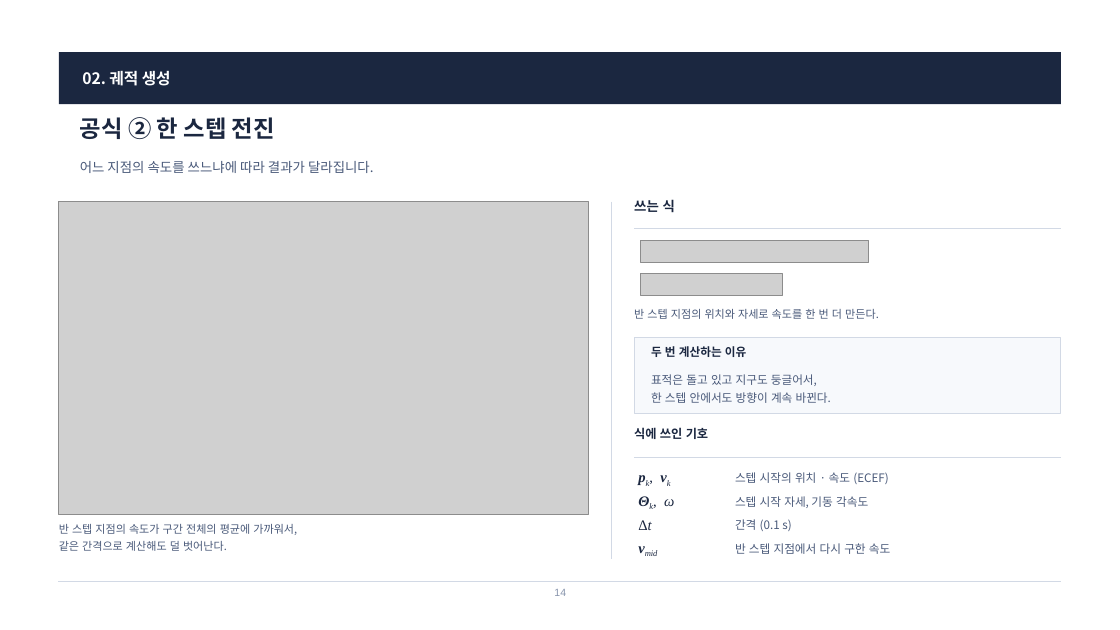
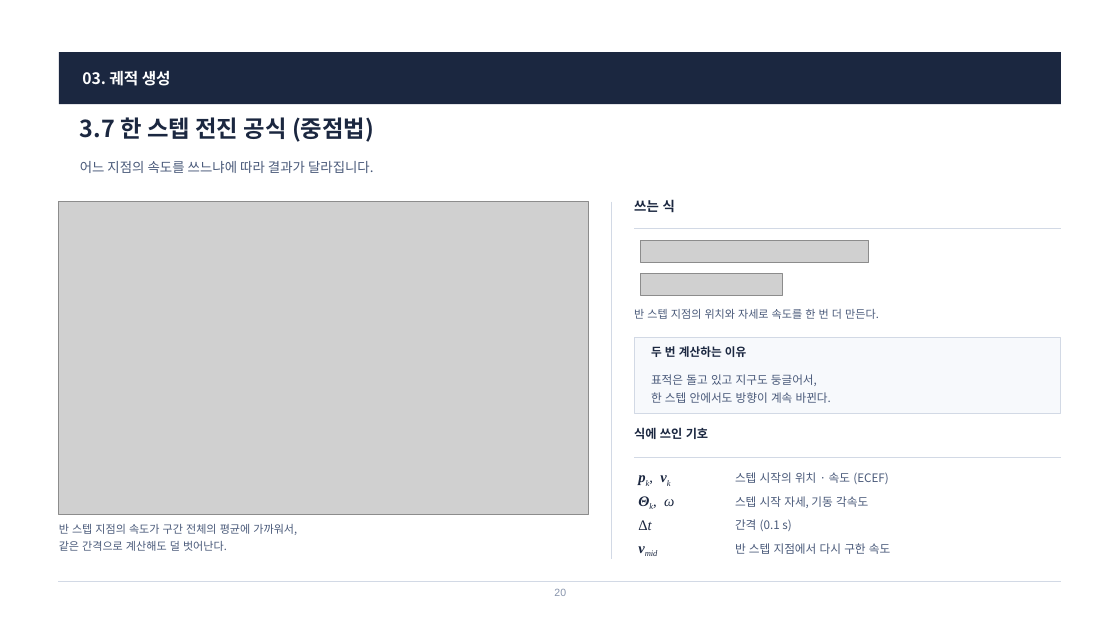
Before and after one commit to harley-hwan/radar-sw-study, a slide deck: slide 20 of Part3_TargetSim/ref/산출물/Chapter3_TargetSim.pptx (slide 14 before the commit). Drawn at 1120x630 pixels with LibreOffice and Linux fonts; fonts in the diff are those of the drawing; grey boxes stand for pictures. Boxes give left, top, right and bottom in pixels: in the first picture for what was removed or moved away, otherwise in the second. Text is boxed around its words. In the diff, an @@ line names an element or a change of style, - is before the commit and + after.

```diff
--- a/Part3_TargetSim/ref/산출물/Chapter3_TargetSim.pptx
+++ b/Part3_TargetSim/ref/산출물/Chapter3_TargetSim.pptx
@@ text at box(82, 70, 171, 86): text changed @@
-02. 궤적 생성
+03. 궤적 생성
@@ text at box(80, 117, 374, 142): text changed @@
-공식 ② 한 스텝 전진
+3.7 한 스텝 전진 공식 (중점법)
@@ text at box(554, 589, 566, 596): text changed @@
-14
+20
```
Also in this commit, not shown: 18 other slides changed, 11 slides added, 2 slides removed, 5 other files.
